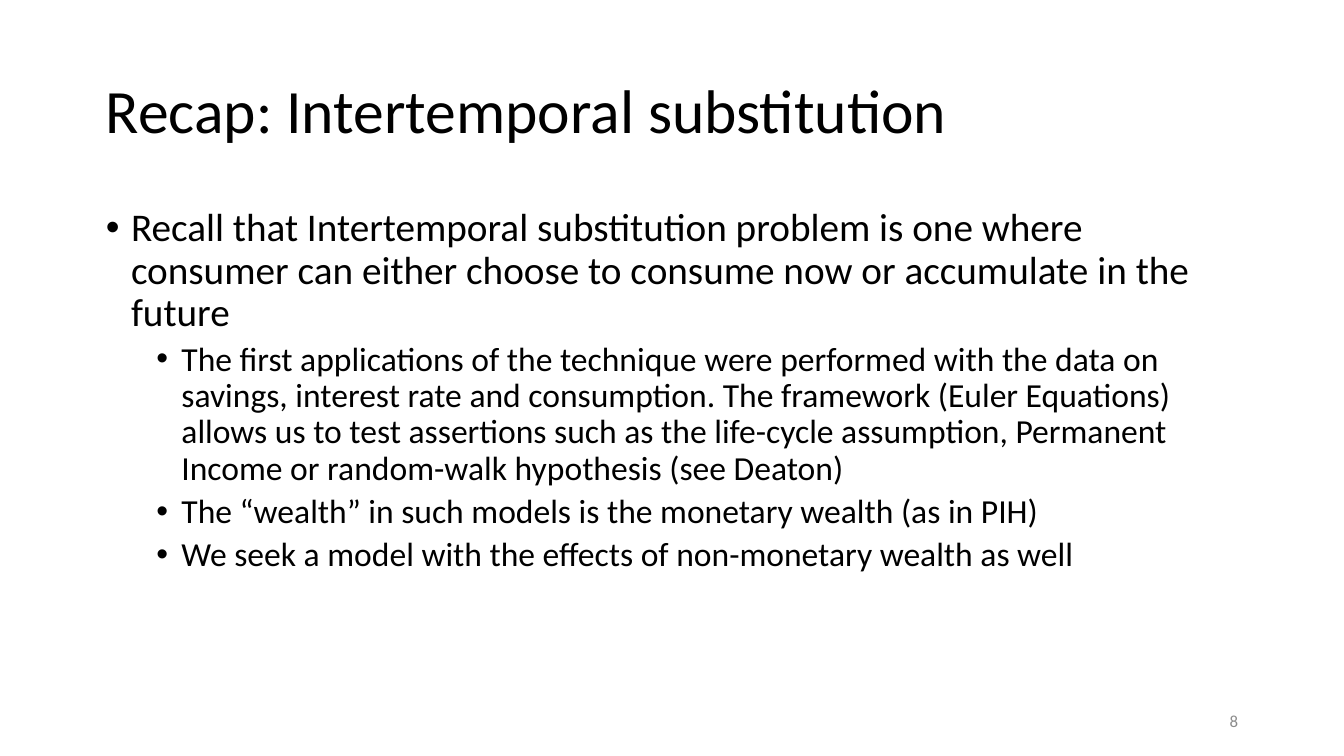
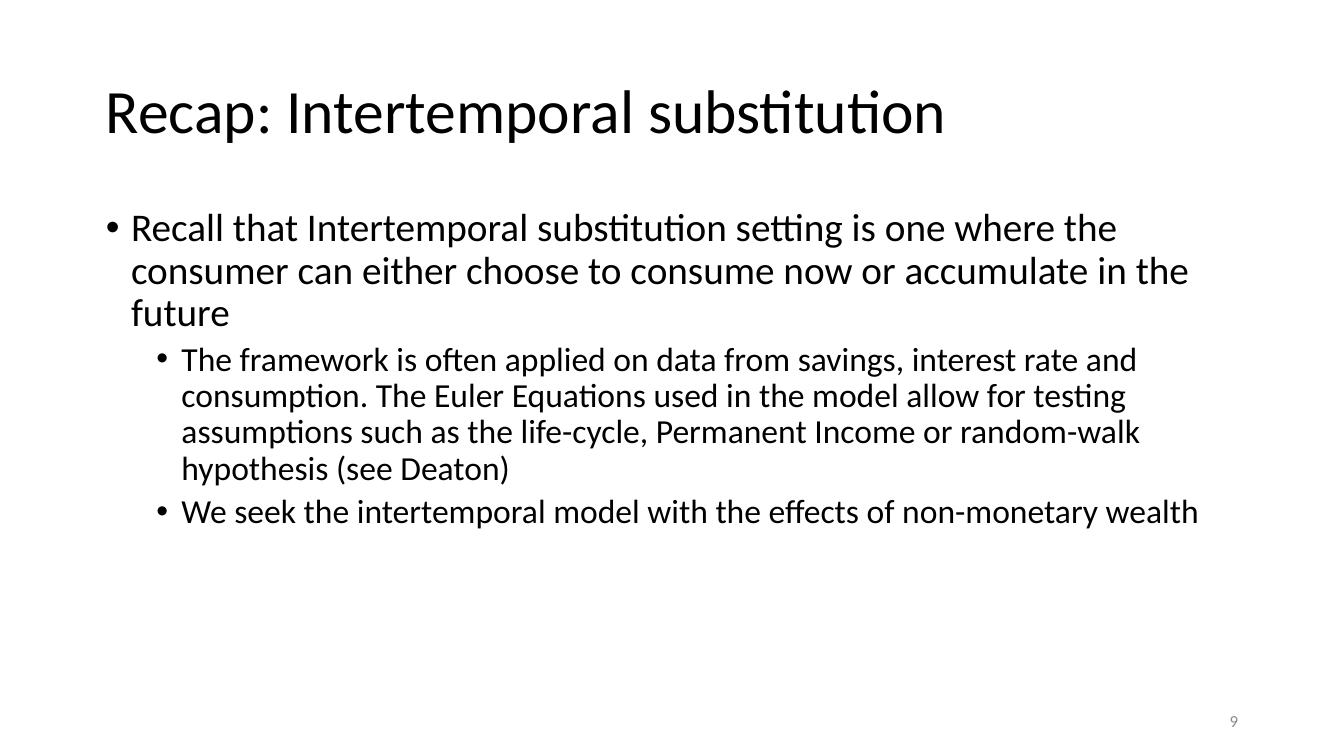
Before and after one commit to anuragr81/research, a slide deck: slide 9 of consumption/presentationFeb2020.pptx (slide 8 before the commit). Drawn at 1344x756 pixels with LibreOffice and Linux fonts; fonts in the diff are those of the drawing; background and template pictures are left out. Boxes give left, top, right and bottom in pixels: in the first picture for what was removed or moved away, otherwise in the second. Text is boxed around its words. In the diff, an @@ line names an element or a change of style, - is before the commit and + after.

Commit message:
Adding details of non-stochastic model.

```diff
--- a/consumption/presentationFeb2020.pptx
+++ b/consumption/presentationFeb2020.pptx
@@ text at <box>131,213,1199,529</box>: text changed @@
-• Recall that Intertemporal substitution problem is one where consumer can either choose to consume now or accumulate in the future
-  • The first applications of the technique were performed with the data on savings, interest rate and consumption. The framework (Euler Equations) allows us to test assertions such as the life-cycle assumption, Permanent Income or random-walk hypothesis (see Deaton)
-  • The “wealth” in such models is the monetary wealth (as in PIH)
-  • We seek a model with the effects of non-monetary wealth as well
+• Recall that Intertemporal substitution setting is one where the consumer can either choose to consume now or accumulate in the future
+  • The framework is often applied on data from savings, interest rate and consumption. The Euler Equations used in the model allow for testing assumptions such as the life-cycle, Permanent Income or random-walk hypothesis (see Deaton)
+  • We seek the intertemporal model with the effects of non-monetary wealth
@@ page number at <box>1230,716,1239,727</box>: text changed @@
-8
+9
```
Also in this commit, not shown: 9 other slides changed, 2 slides added, 1 other file.
